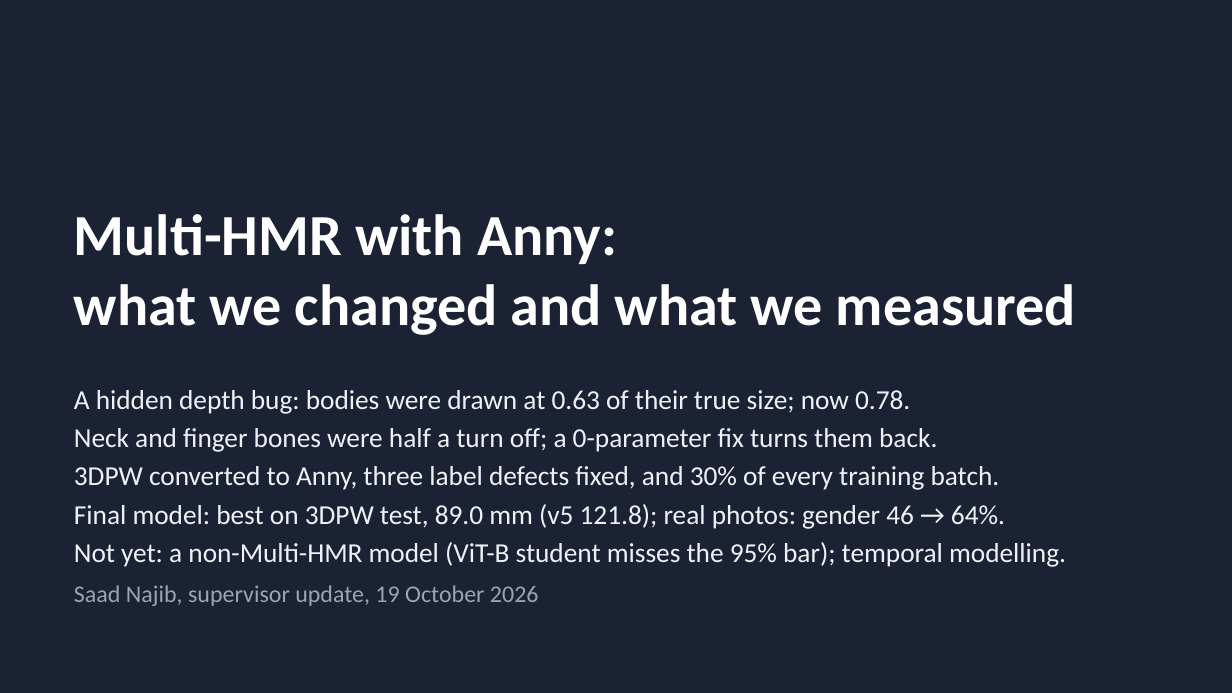
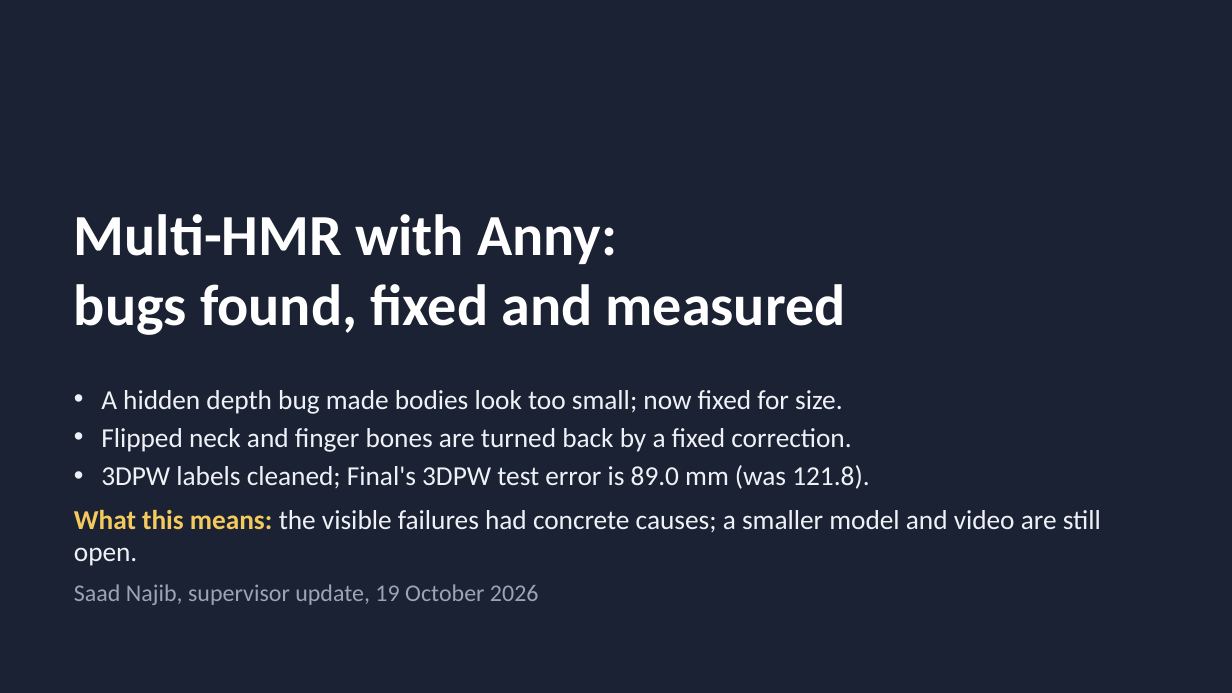
Before and after one commit to saadnajib/Multi-Person-Whole-Body-Human-Mesh-Recovery-in-a-Single-Shot-with-Annyone-dataset-and-3dpw-dataset, a slide deck: slide 1 of docs/supervisor_update_2026-10-19.pptx. Drawn at 1232x693 pixels with LibreOffice and Linux fonts; fonts in the diff are those of the drawing. Boxes give left, top, right and bottom in pixels: in the first picture for what was removed or moved away, otherwise in the second. Text is boxed around its words. In the diff, an @@ line names an element or a change of style, - is before the commit and + after.

```diff
--- a/docs/supervisor_update_2026-10-19.pptx
+++ b/docs/supervisor_update_2026-10-19.pptx
@@ title at bbox=[74, 284, 846, 335]: text changed @@
-what we changed and what we measured
+bugs found, fixed and measured
@@ text at bbox=[74, 390, 1101, 566]: text changed @@
-A hidden depth bug: bodies were drawn at 0.63 of their true size; now 0.78.
-Neck and finger bones were half a turn off; a 0-parameter fix turns them back.
-3DPW converted to Anny, three label defects fixed, and 30% of every training batch.
-Final model: best on 3DPW test, 89.0 mm (v5 121.8); real photos: gender 46 → 64%.
-Not yet: a non-Multi-HMR model (ViT-B student misses the 95% bar); temporal modelling.
+• A hidden depth bug made bodies look too small; now fixed for size.
+• Flipped neck and finger bones are turned back by a fixed correction.
+• 3DPW labels cleaned; Final's 3DPW test error is 89.0 mm (was 121.8).
+What this means: the visible failures had concrete causes; a smaller model and video are still open.
```
Also in this commit, not shown: 28 other slides changed, 3 slides added, 3 slides removed, 4 other files.
